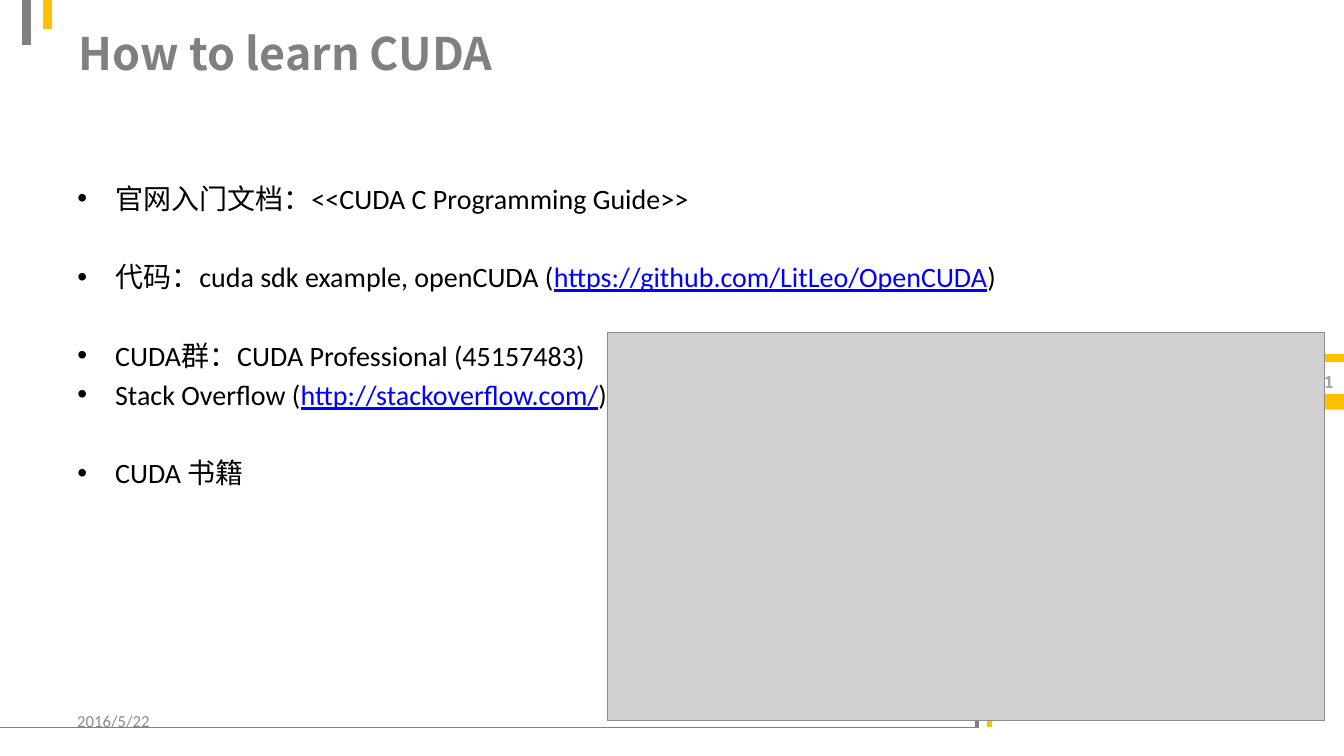
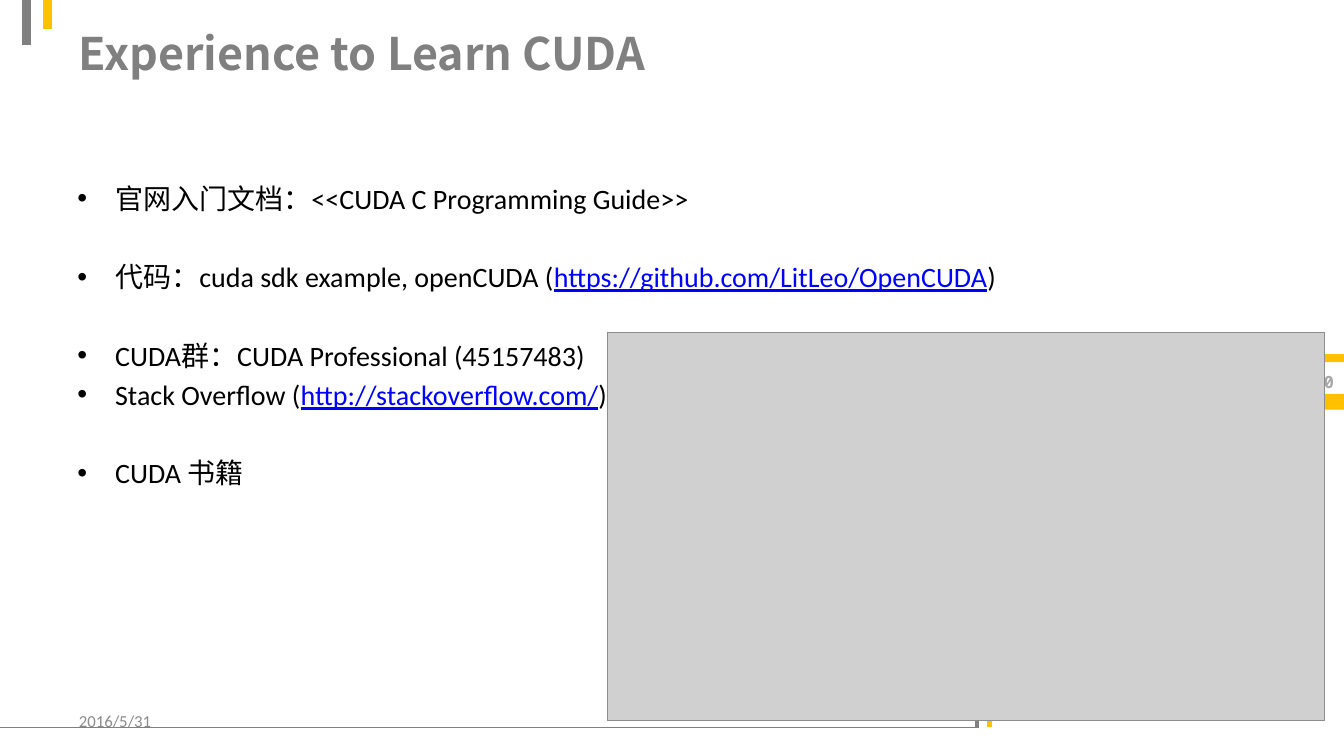
Before and after one commit to LitLeo/slides_of_parallel_computation, a slide deck: slide 30 of CUDA programming.pptx (slide 21 before the commit). Drawn at 1344x756 pixels with LibreOffice and Linux fonts; fonts in the diff are those of the drawing; grey boxes stand for pictures; background and template pictures are left out. Boxes give left, top, right and bottom in pixels: in the first picture for what was removed or moved away, otherwise in the second. Text is boxed around its words. In the diff, an @@ line names an element or a change of style, - is before the commit and + after.

```diff
--- a/CUDA programming.pptx
+++ b/CUDA programming.pptx
@@ title at (79, 34, 645, 80): text changed @@
-How to learn CUDA
+Experience to Learn CUDA
@@ page number at (1314, 372, 1334, 393): text changed @@
-21
+30
@@ text at (79, 715, 151, 728): text changed @@
-2016/5/22
+2016/5/31
```
Also in this commit, not shown: 19 other slides changed, 10 slides added, 1 slide removed.
